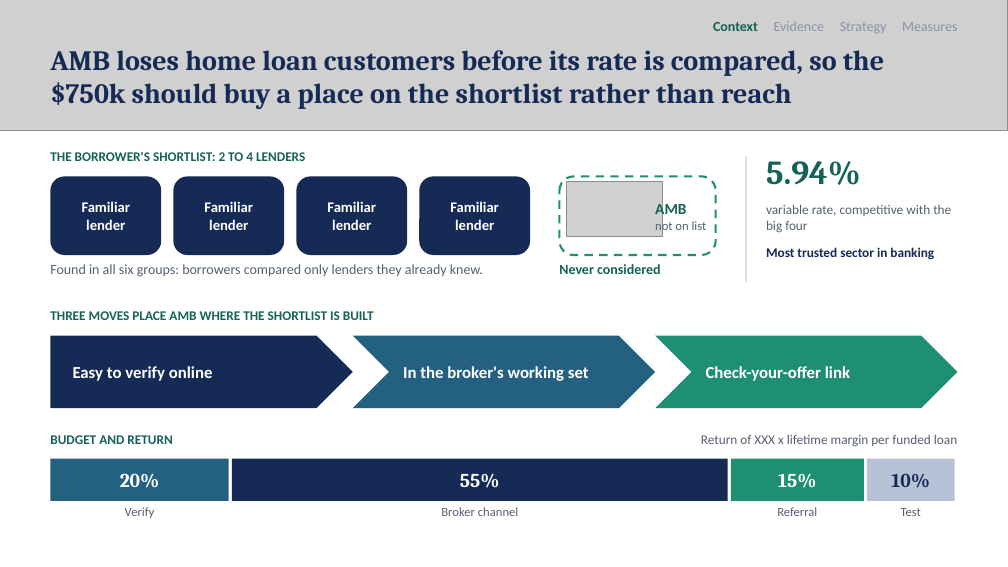
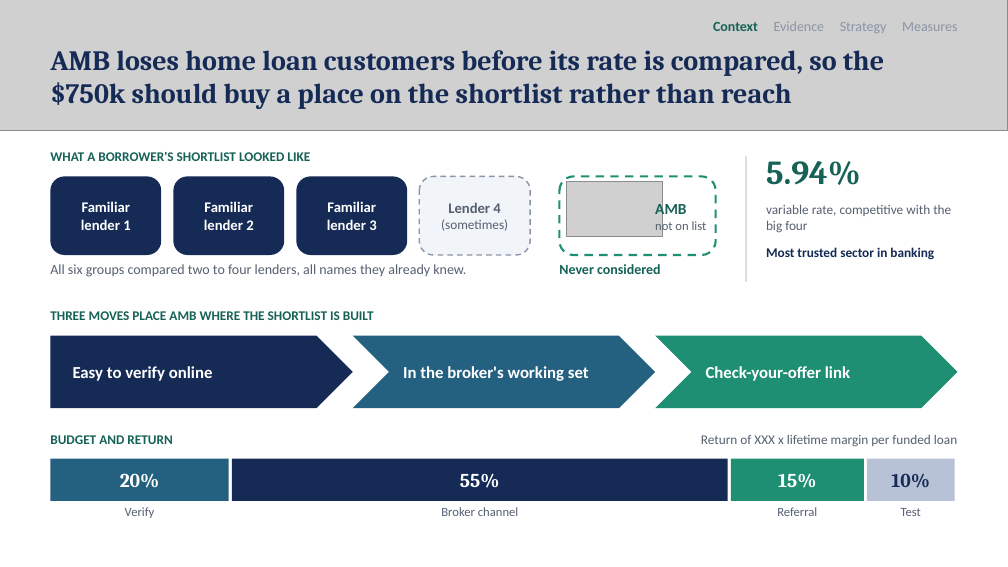
Before and after one commit to Dhurtado10/MKT_Group_Presentation, a slide deck: slide 2 of AMB_Draft_4_remaster_wip.pptx. Drawn at 1008x567 pixels with LibreOffice and Linux fonts; fonts in the diff are those of the drawing; grey boxes stand for pictures. Boxes give left, top, right and bottom in pixels: in the first picture for what was removed or moved away, otherwise in the second. Text is boxed around its words. In the diff, an @@ line names an element or a change of style, - is before the commit and + after.

```diff
--- a/AMB_Draft_4_remaster_wip.pptx
+++ b/AMB_Draft_4_remaster_wip.pptx
@@ text at <box>50,152,310,161</box>: text changed @@
-THE BORROWER'S SHORTLIST: 2 TO 4 LENDERS
+WHAT A BORROWER'S SHORTLIST LOOKED LIKE
@@ rounded rectangle at <box>419,176,530,255</box>: fill #152B56 to #F1F4F9; outline none to #8A94A6 1 pt dashed @@
@@ text at <box>441,202,508,231</box>: text changed; size 10.5 to 9.5 pt; text colour #FFFFFF to #556070; bold off @@
-Familiar
-lender
+Lender 4
+(sometimes)
@@ text at <box>81,219,130,230</box>: text changed @@
-lender
+lender 1
@@ text at <box>204,219,253,230</box>: text changed @@
-lender
+lender 2
@@ text at <box>327,219,376,230</box>: text changed @@
-lender
+lender 3
@@ text at <box>50,264,466,277</box>: text changed @@
-Found in all six groups: borrowers compared only lenders they already knew.
+All six groups compared two to four lenders, all names they already knew.
```
Also in this commit, not shown: 1 other file.
